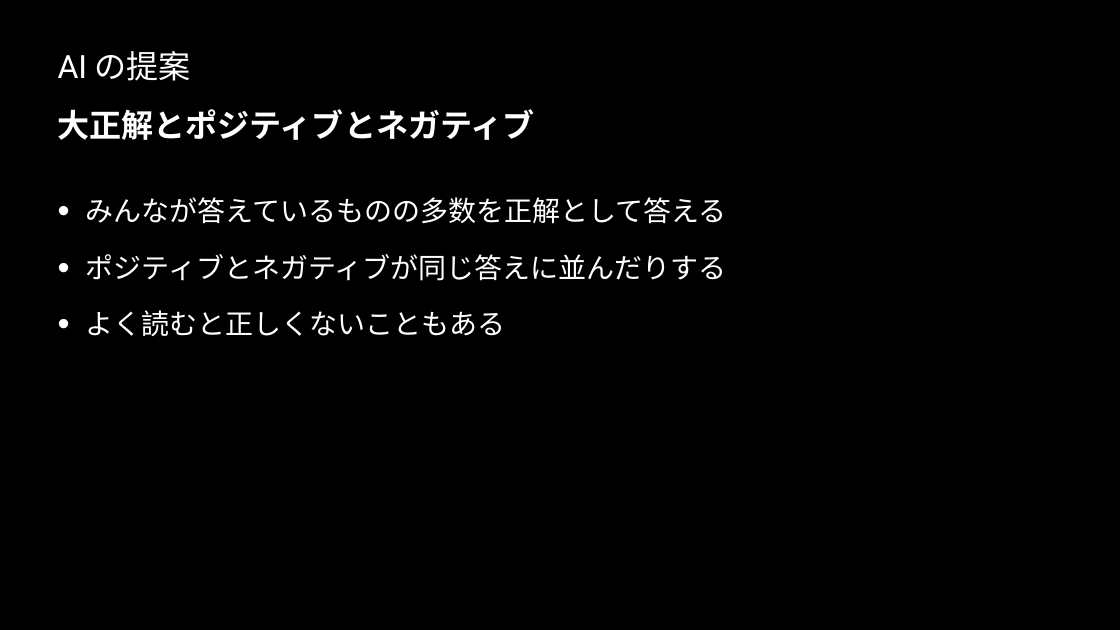
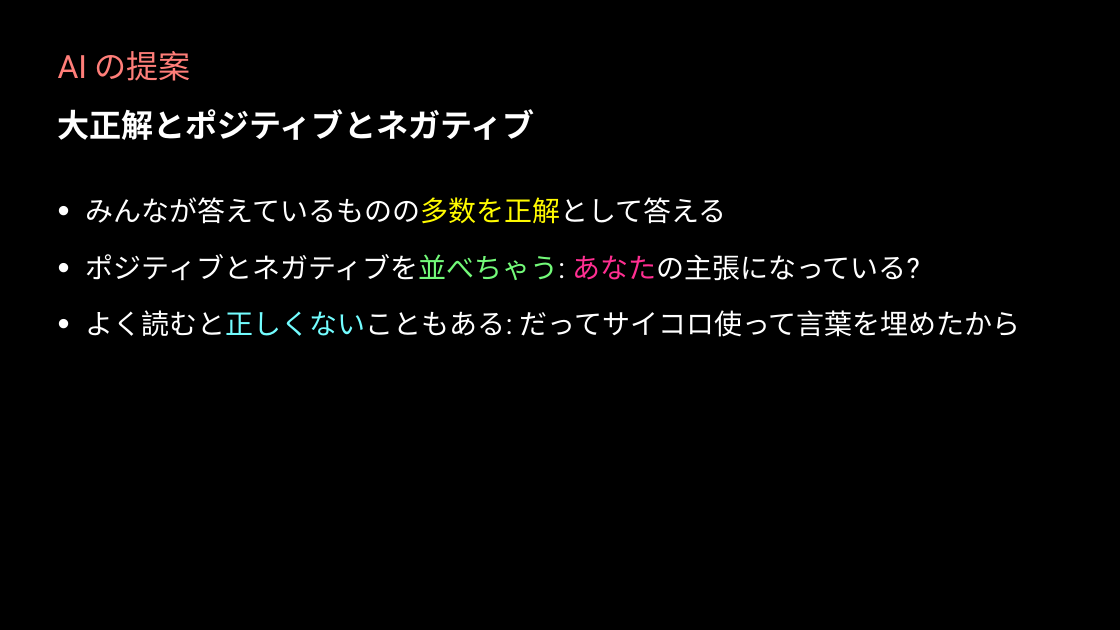
Before and after one commit to madokanishimura-next/genAI_lecture, a slide deck: slide 5 of intro_genAI_slides.pptx. Drawn at 1120x630 pixels with LibreOffice and Linux fonts; fonts in the diff are those of the drawing. Boxes give left, top, right and bottom in pixels: in the first picture for what was removed or moved away, otherwise in the second. Text is boxed around its words. In the diff, an @@ line names an element or a change of style, - is before the commit and + after.

```diff
--- a/intro_genAI_slides.pptx
+++ b/intro_genAI_slides.pptx
@@ title "AI の提案" at (58, 51, 191, 81): text colour #FFFFFF to #FF7E79 @@
@@ text at (86, 197, 727, 224): text colour #FFFFFF to #FFFB00 in "みんなが答えているものの多数を正解として答える" @@
@@ text at (86, 254, 1020, 337): text changed @@
-• ポジティブとネガティブが同じ答えに並んだりする
-• よく読むと正しくないこともある
+• ポジティブとネガティブを並べちゃう: あなたの主張になっている?
+• よく読むと正しくないこともある: だってサイコロ使って言葉を埋めたから
```
Also in this commit, not shown: 5 other slides changed, 3 other files.
